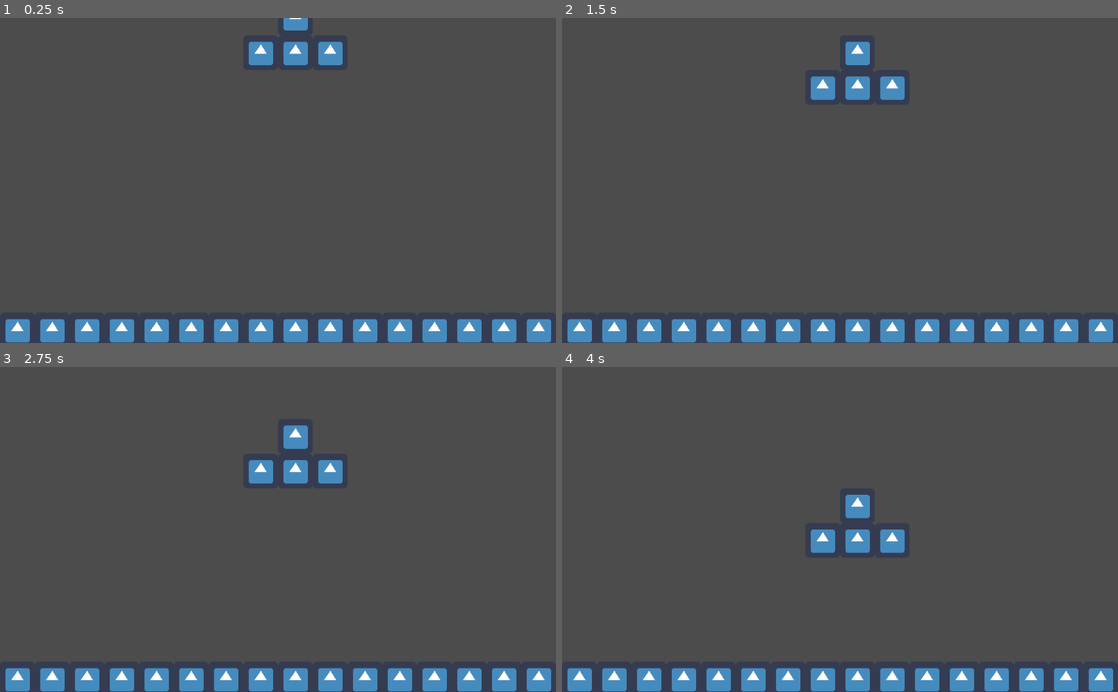
Above: before the commit, frames 1-4 (two rows, left to right).
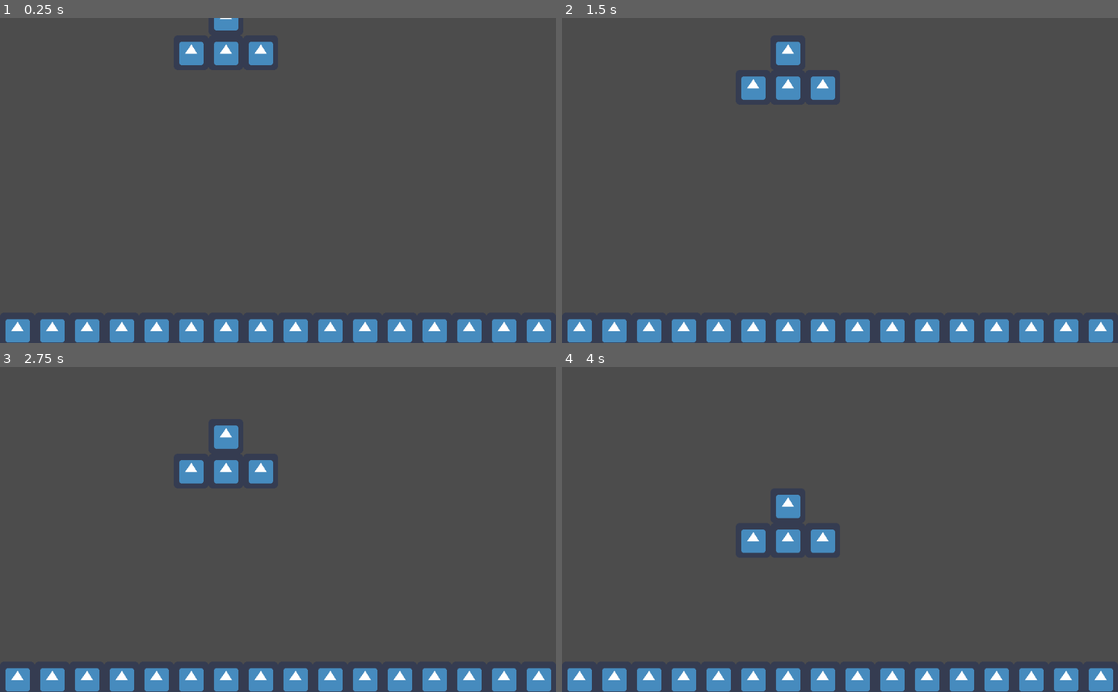
Above: after the commit, the same moments.

Repository: Diogoamorim27/TetrisDungeon
Game: Godot game, scene res://Sala.tscn
The game is run twice, just before and just after one commit, with the same random seed, the same clock (stepped at 60 frames per second) and the same inputs. This scene is started directly instead of the project's main scene. The engine's default icon, where the game draws it, is replaced by a stand-in: a white triangle on a blue panel in a dark square.
Inputs:
- Up to frame 1 (0.25 s): no input
- Up to frame 2 (1.5 s): tap Enter at 0.5 s; tap Space at 1.25 s
- Up to frame 3 (2.75 s): no input
- Up to frame 4 (4 s): tap Enter at 2.75 s; tap Space at 3.5 s

The runs differ from the first frame. In frame 1, 1.6% of the frame differs, in the area x 32-62%, y 0-15%; in frame 2, 1.9%, in the area x 32-62%, y 7-26%; in frame 3, 1.9%; in frame 4, 1.9%.

Commit message:
Geracao aleatoria da posicao das pecas, instanciacao das pecas (preciso mudar o free())

Diff:
--- a/BlocoNeutro.gd
+++ /dev/null
@@ -1,21 +0,0 @@
-extends Node2D
-
-var timer
-
-func _ready():
-	timer = Timer.new()
-	timer.connect("timeout",self,"_on_timer_timeout")
-	#timeout is what says in docs, in signals
-	#self is who respond to the callback
-	#_on_timer_timeout is the callback, can have any name
-	add_child(timer) #to process
-	timer.start() #to start
-
-	pass
-
-func _process(delta):
-
-	pass
-
-func _on_timer_timeout ():
-		self.position.y = self.position.y + 64
--- a/BlocoNeutro.tscn
+++ b/BlocoNeutro.tscn
@@ -1,7 +1,6 @@
-[gd_scene load_steps=4 format=2]
+[gd_scene load_steps=3 format=2]
 
-[ext_resource path="res://BlocoNeutro.gd" type="Script" id=1]
-[ext_resource path="res://icon.png" type="Texture" id=2]
+[ext_resource path="res://icon.png" type="Texture" id=1]
 
 [sub_resource type="RectangleShape2D" id=1]
 
@@ -10,11 +9,8 @@
 
 [node name="BlocoNeutro" type="Node2D"]
 
-script = ExtResource( 1 )
-
 [node name="RigidBody2D" type="RigidBody2D" parent="." index="0"]
 
-editor/display_folded = true
 input_pickable = false
 collision_layer = 1
 collision_mask = 1
@@ -36,8 +32,8 @@
 
 [node name="Sprite" type="Sprite" parent="RigidBody2D" index="0"]
 
-texture = ExtResource( 2 )
-_sections_unfolded = [ "Visibility" ]
+texture = ExtResource( 1 )
+_sections_unfolded = [ "Transform", "Visibility" ]
 
 [node name="CollisionShape2D" type="CollisionShape2D" parent="RigidBody2D" index="1"]
 
--- a/ParedeChao.tscn
+++ b/ParedeChao.tscn
@@ -7,10 +7,11 @@
 custom_solver_bias = 0.0
 extents = Vector2( 32, 32 )
 
-[node name="ParedeChao" type="Node2D" index="0"]
+[node name="ParedeChao" type="Node2D"]
 
 [node name="RigidBody2D" type="RigidBody2D" parent="." index="0"]
 
+editor/display_folded = true
 input_pickable = false
 collision_layer = 1
 collision_mask = 1
--- a/Peca.gd
+++ b/Peca.gd
@@ -1,6 +1,7 @@
 extends Node2D
 
 var timer
+const SPRITE_SIZE = 64
 
 func _ready():
 	timer = Timer.new()
@@ -18,4 +19,4 @@
 	pass
 
 func _on_timer_timeout ():
-		self.position.y = self.position.y + 64
+		self.position.y = self.position.y + SPRITE_SIZE
--- a/Sala.gd
+++ b/Sala.gd
@@ -1,23 +1,38 @@
 extends Node
+const SPRITE_SIZE = 64
+const SPRITE_FIRST_POS = 96
 
+var spawnPosition
 var timer
 var nomeDeArquivoT = "res://T.tscn"
 var TResource
 var T
 
+
 func _ready():
+
 	timer = Timer.new()
 	timer.connect("timeout",self,"_on_timer_timeout")
 	add_child(timer)
+	timer.wait_time = 8
+	timer.start()
 	TResource = load(nomeDeArquivoT)
 	T = TResource.instance()
-	T.position.x = 544
 	T.position.y = 64
+	spawnPosition = (randi() % 10) * 64 + SPRITE_FIRST_POS
+	T.position.x = spawnPosition
 	self.add_child(T)
+
 	pass
 
 func _on_timer_timeout():
-
+	T.free()
+	randomize()
+	T = TResource.instance()
+	T.position.y = 64
+	spawnPosition = (randi() % 10) * 64 + SPRITE_FIRST_POS
+	T.position.x = spawnPosition
+	self.add_child(T)
 
 	pass
 #func _process(delta):
--- a/Sala.tscn
+++ b/Sala.tscn
@@ -9,6 +9,7 @@
 
 [node name="ParedesChao" type="Node2D" parent="." index="0"]
 
+editor/display_folded = true
 position = Vector2( 544, 608 )
 
 [node name="ParedeChao" parent="ParedesChao" index="0" instance=ExtResource( 2 )]
@@ -18,6 +19,7 @@
 [node name="ParedeChao9" parent="ParedesChao" index="1" instance=ExtResource( 2 )]
 
 position = Vector2( -512, -32 )
+_sections_unfolded = [ "Transform" ]
 
 [node name="ParedeChao5" parent="ParedesChao" index="2" instance=ExtResource( 2 )]
 
--- a/T.tscn
+++ b/T.tscn
@@ -1,24 +1,25 @@
-[gd_scene load_steps=2 format=2]
+[gd_scene load_steps=3 format=2]
 
-[ext_resource path="res://BlocoNeutro.tscn" type="PackedScene" id=1]
+[ext_resource path="res://Peca.gd" type="Script" id=1]
+[ext_resource path="res://BlocoNeutro.tscn" type="PackedScene" id=2]
 
-[node name="T" type="Node2D" index="0"]
+[node name="T" type="Node2D"]
 
-editor/display_folded = true
+script = ExtResource( 1 )
 __meta__ = {
 "_edit_group_": true
 }
 
-[node name="BlocoNeutro" parent="." index="0" instance=ExtResource( 1 )]
+[node name="BlocoNeutro" parent="." index="0" instance=ExtResource( 2 )]
 
 position = Vector2( 64, 0 )
 
-[node name="BlocoNeutro2" parent="." index="1" instance=ExtResource( 1 )]
+[node name="BlocoNeutro2" parent="." index="1" instance=ExtResource( 2 )]
 
-[node name="BlocoNeutro3" parent="." index="2" instance=ExtResource( 1 )]
+[node name="BlocoNeutro3" parent="." index="2" instance=ExtResource( 2 )]
 
 position = Vector2( -64, 0 )
 
-[node name="BlocoNeutro4" parent="." index="3" instance=ExtResource( 1 )]
+[node name="BlocoNeutro4" parent="." index="3" instance=ExtResource( 2 )]
 
 position = Vector2( 0, -64 )
--- a/World.tscn
+++ b/World.tscn
@@ -8,7 +8,7 @@
 custom_solver_bias = 0.0
 extents = Vector2( 32.2023, 31.8323 )
 
-[node name="World" type="Node" index="0"]
+[node name="World" type="Node"]
 
 [node name="PecaI" type="Node2D" parent="." index="0"]
 
